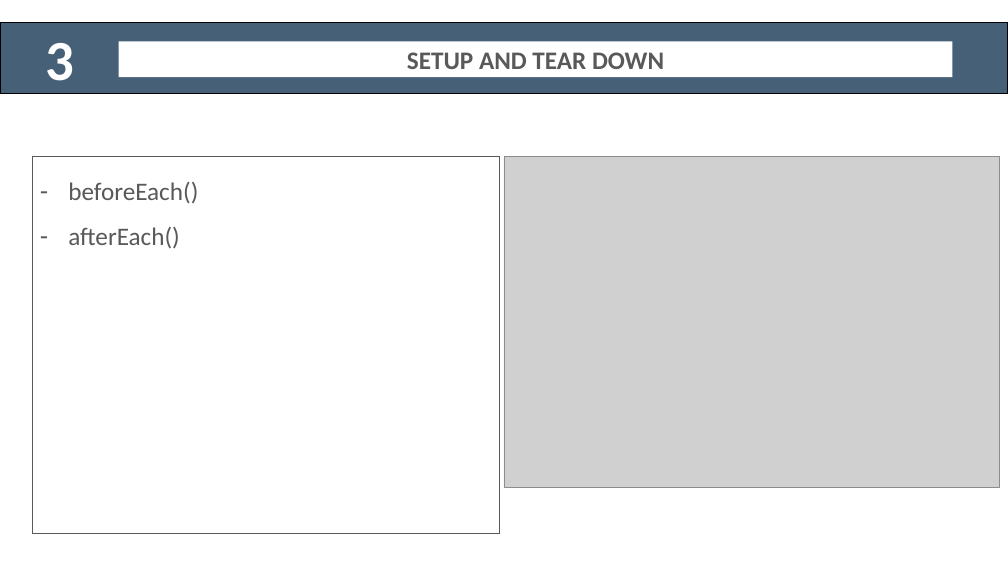
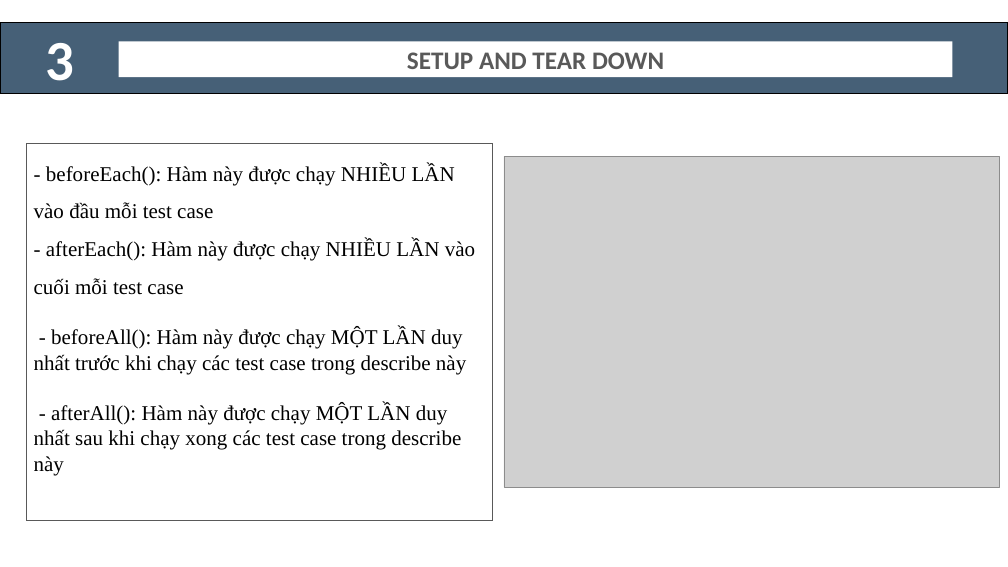
Before and after one commit to UDPT-2017/seminar-jasminejs-1412557-1412604, a slide deck: slide 7 of JasmineJS.pptx (slide 5 before the commit). Drawn at 1008x567 pixels with LibreOffice and Linux fonts; fonts in the diff are those of the drawing; grey boxes stand for pictures. Boxes give left, top, right and bottom in pixels: in the first picture for what was removed or moved away, otherwise in the second. Text is boxed around its words. In the diff, an @@ line names an element or a change of style, - is before the commit and + after.

```diff
--- a/JasmineJS.pptx
+++ b/JasmineJS.pptx
@@ rectangle "- beforeEach(): Hàm này được ...": place and size @@
-rectangle "- beforeEach(): Hàm này được ..." at [33, 157, 499, 534]
+rectangle "- beforeEach(): Hàm này được ..." at [26, 144, 493, 521]
@@ text in rectangle at [34, 164, 475, 475]: text changed; size 24 to 20 pt; font Calibri to Times New Roman; text colour #595959 to #000000 @@
-– beforeEach()
-– afterEach()
+- beforeEach(): Hàm này được chạy NHIỀU LẦN vào đầu mỗi test case
+- afterEach(): Hàm này được chạy NHIỀU LẦN vào cuối mỗi test case
+- beforeAll(): Hàm này được chạy MỘT LẦN duy nhất trước khi chạy các test case trong describe này
+- afterAll(): Hàm này được chạy MỘT LẦN duy nhất sau khi chạy xong các test case trong describe này
```
Also in this commit, not shown: 7 other slides changed, 3 slides added.
